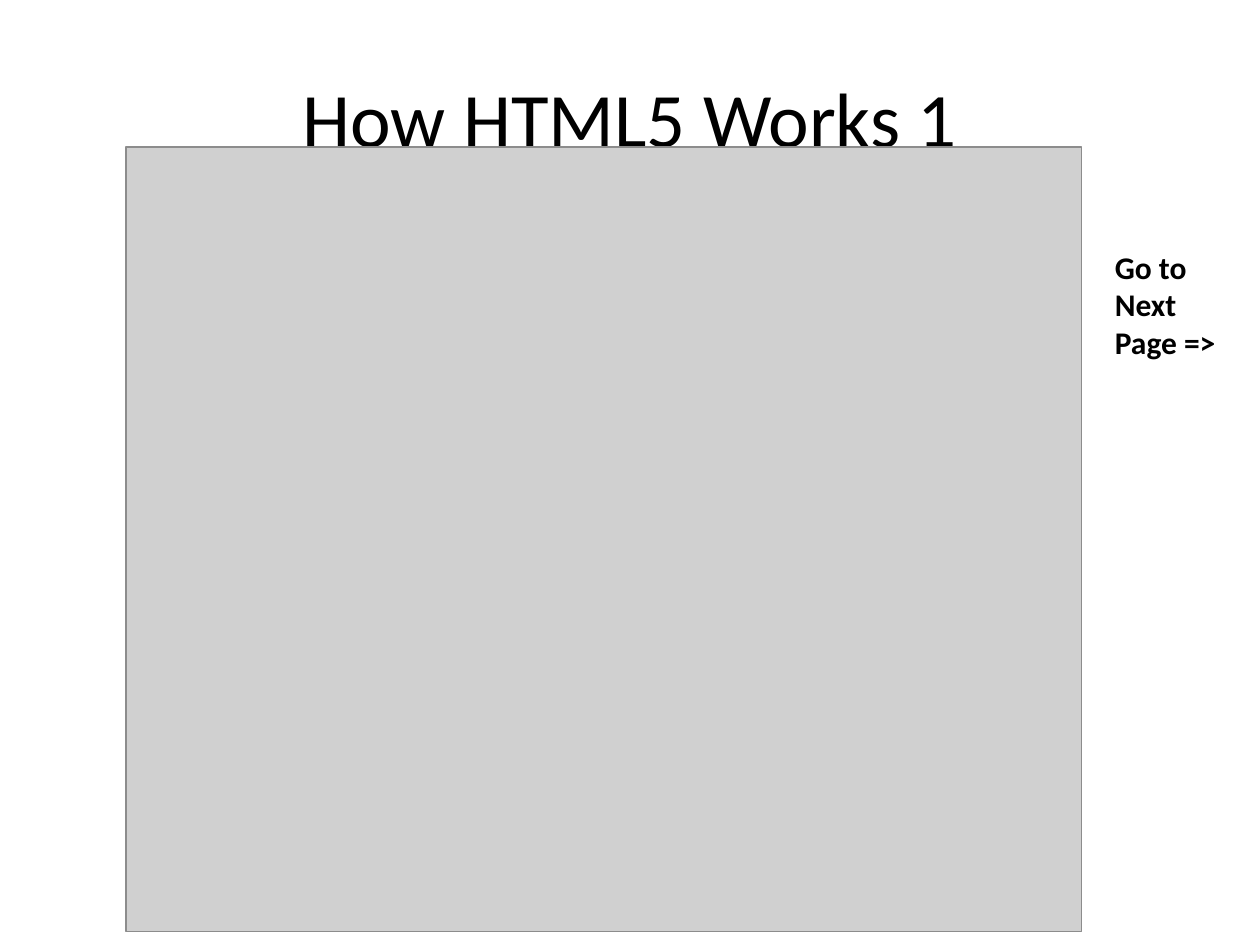
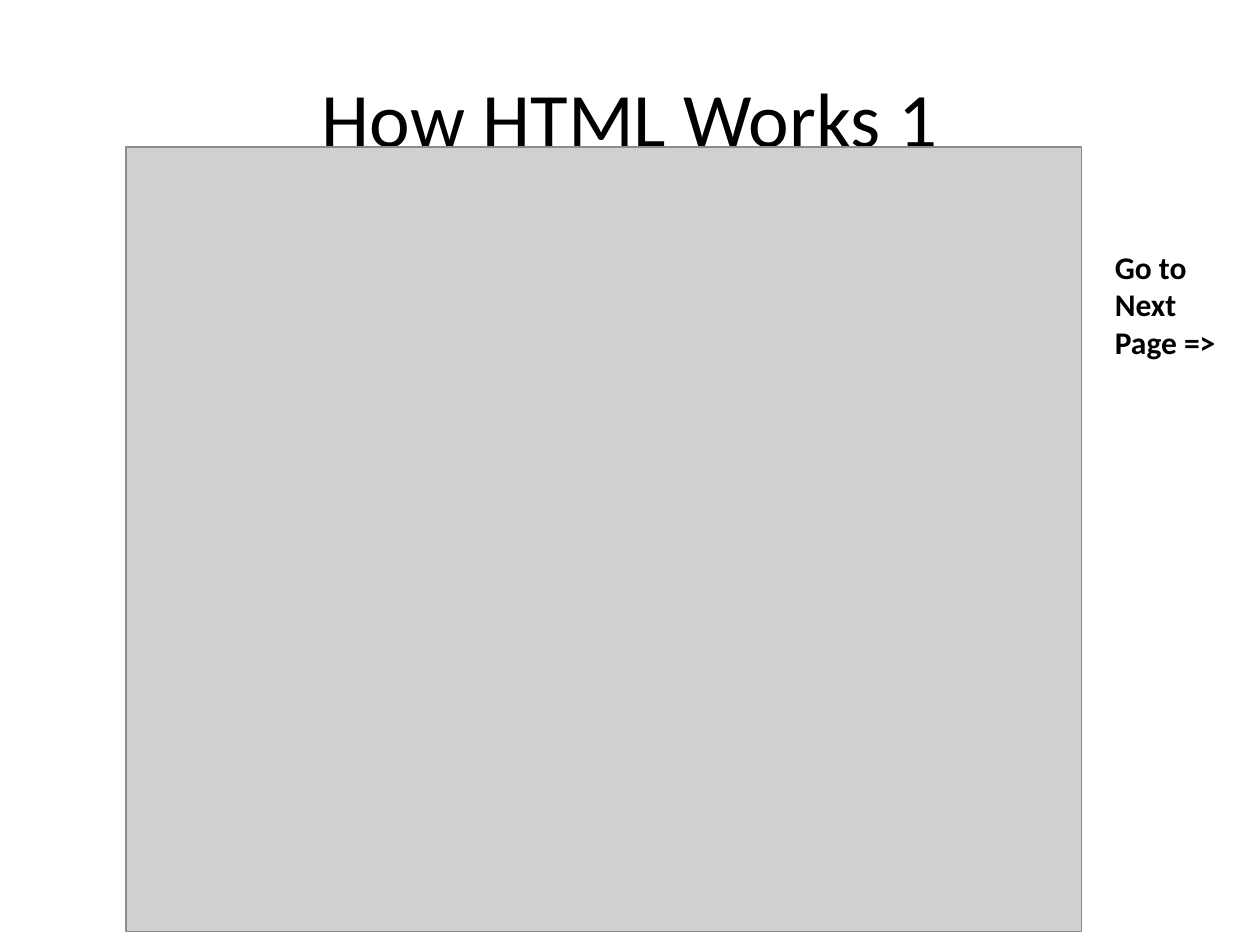
Before and after one commit to diarmuidoconnor/ict-2021, a slide deck: slide 4 of topic02/talk-1/html5.pptx. Drawn at 1260x945 pixels with LibreOffice and Linux fonts; fonts in the diff are those of the drawing; grey boxes stand for pictures. Boxes give left, top, right and bottom in pixels: in the first picture for what was removed or moved away, otherwise in the second. Text is boxed around its words. In the diff, an @@ line names an element or a change of style, - is before the commit and + after.

```diff
--- a/topic02/talk-1/html5.pptx
+++ b/topic02/talk-1/html5.pptx
@@ title at (x1=322, y1=93, x2=937, y2=165): text changed @@
-How HTML5 Works 1
+How HTML Works 1
```
Also in this commit, not shown: 5 other slides changed, 1 other file.
